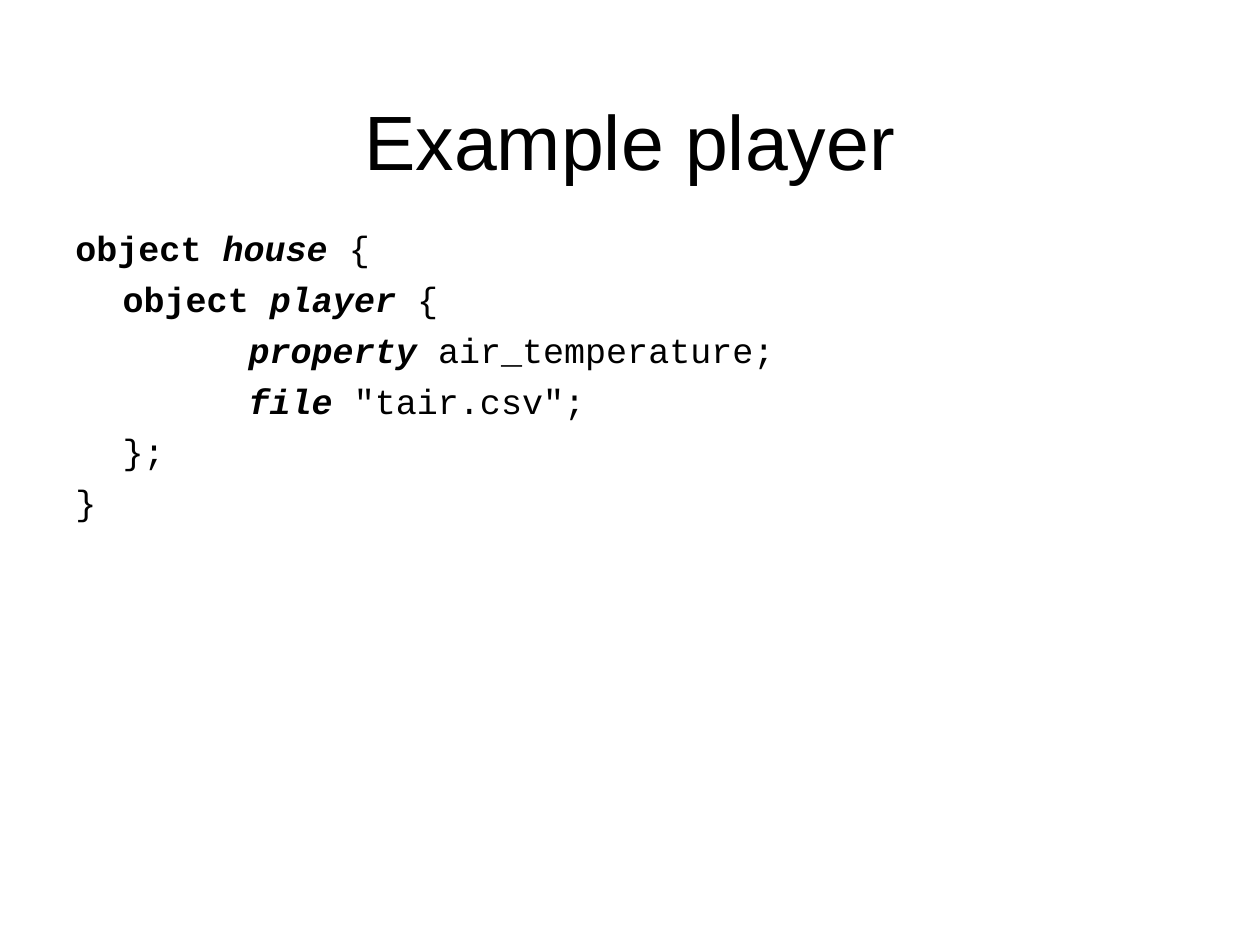
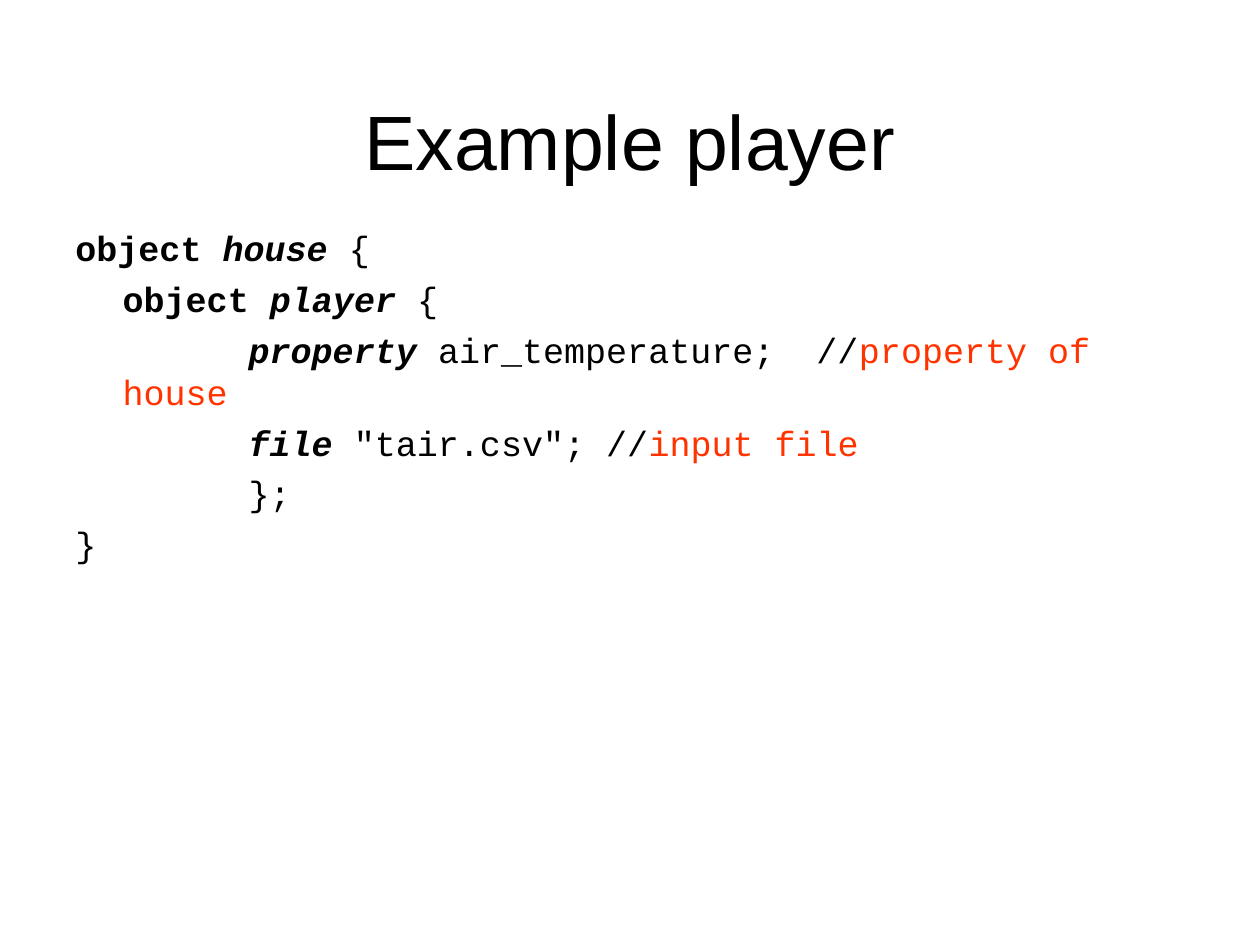
Before and after one commit to gridlab-d/course, a slide deck: slide 10 of 2.1 - Players.pps (slide 8 before the commit). Drawn at 1260x945 pixels with LibreOffice and Linux fonts; fonts in the diff are those of the drawing; background and template pictures are left out. Boxes give left, top, right and bottom in pixels: in the first picture for what was removed or moved away, otherwise in the second. Text is boxed around its words. In the diff, an @@ line names an element or a change of style, - is before the commit and + after.

```diff
--- a/2.1 - Players.pps
+++ b/2.1 - Players.pps
@@ text at <box>123,338,1090,464</box>: text changed @@
-property air_temperature;
-file "tair.csv";
+property air_temperature; //property of house
+file "tair.csv"; //input file
```
Also in this commit, not shown: 1 other slide changed, 6 slides added, 4 other files.
